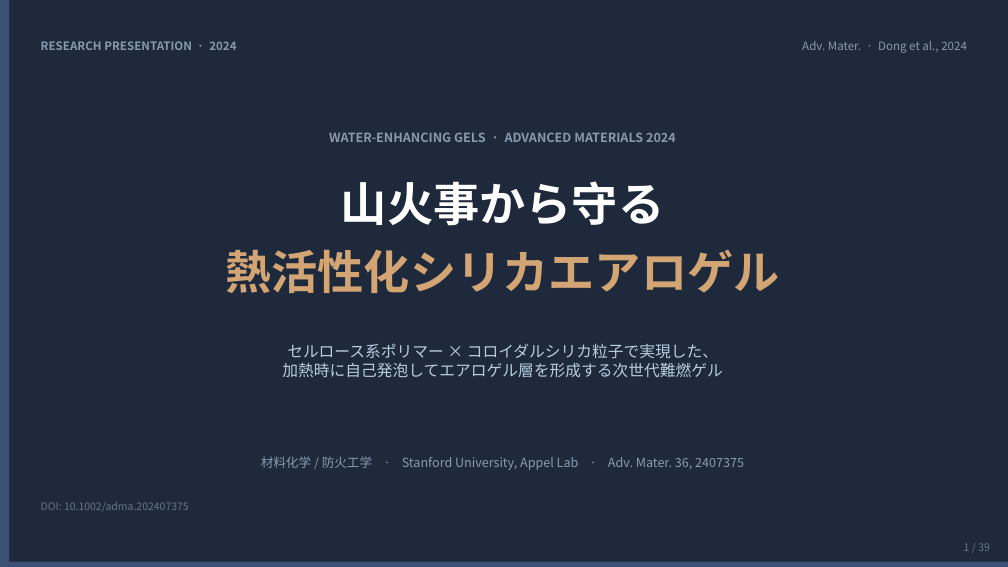
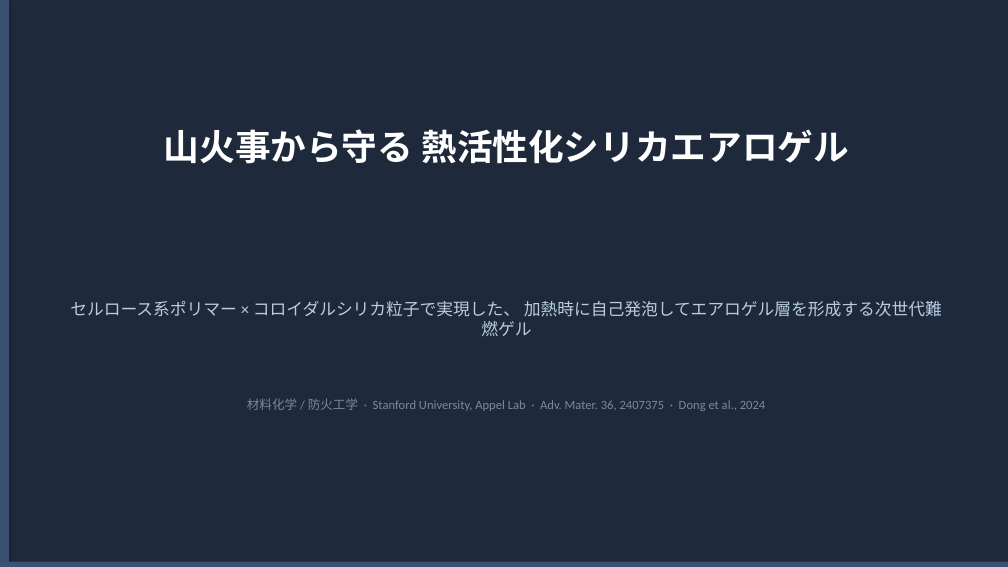
Before and after one commit to ytaisei0525-design/my-first-claude, a slide deck: slide 1 of slides.pptx. Drawn at 1008x567 pixels with LibreOffice and Linux fonts; fonts in the diff are those of the drawing. Boxes give left, top, right and bottom in pixels: in the first picture for what was removed or moved away, otherwise in the second. Text is boxed around its words. In the diff, an @@ line names an element or a change of style, - is before the commit and + after.

```diff
--- a/slides.pptx
+++ b/slides.pptx
@@ rectangle at bbox=[0, 0, 1008, 567]: shadow on @@
@@ text removed at bbox=[41, 41, 236, 50] @@
-RESEARCH PRESENTATION · 2024
@@ text removed at bbox=[802, 41, 967, 53] @@
-Adv. Mater. · Dong et al., 2024
@@ text at bbox=[164, 129, 849, 164]: text changed; size 44 to 34 pt; font Noto Sans CJK JP to Calibri; text colour #D4A574 to #FFFFFF @@
-熱活性化シリカエアロゲル
+山火事から守る 熱活性化シリカエアロゲル
@@ text removed at bbox=[329, 132, 676, 142] @@
-WATER-ENHANCING GELS · ADVANCED MATERIALS 2024
@@ text removed at bbox=[341, 181, 664, 226] @@
-山火事から守る
@@ text at bbox=[70, 301, 942, 336]: text changed; size 15 to 16 pt; font Noto Sans CJK JP to Calibri @@
-セルロース系ポリマー × コロイダルシリカ粒子で実現した、
-加熱時に自己発泡してエアロゲル層を形成する次世代難燃ゲル
+セルロース系ポリマー × コロイダルシリカ粒子で実現した、 加熱時に自己発泡してエアロゲル層を形成する次世代難燃ゲル
@@ text at bbox=[247, 398, 765, 411]: text changed; font Noto Sans CJK JP to Calibri; text colour #889CB4 to #778AA0 @@
-材料化学 / 防火工学 · Stanford University, Appel Lab · Adv. Mater. 36, 2407375
+材料化学 / 防火工学 · Stanford University, Appel Lab · Adv. Mater. 36, 2407375 · Dong et al., 2024
@@ text removed at bbox=[41, 502, 189, 512] @@
-DOI: 10.1002/adma.202407375
@@ text removed at bbox=[964, 543, 990, 551] @@
-1 / 39
```
Also in this commit, not shown: 20 other slides changed, 15 slides added, 18 slides removed, 2 other files.
